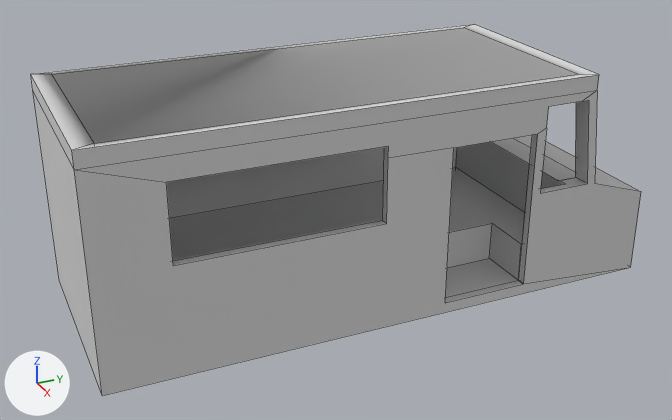
Renders of the FBX model Assets/Models/FoodTruck.fbx from each side of a commit.
Before and after are seen from a camera (50 mm lens) standing at (14.13, -5.96, 8.45) and looking at (0.13, 0.34, 1.45). Every picture has the same lights, and +X, +Y and +Z are marked at lower left. The older version comes first. Mesh edges are drawn as thin lines.

In view in the first picture: 'Foodtruck'.
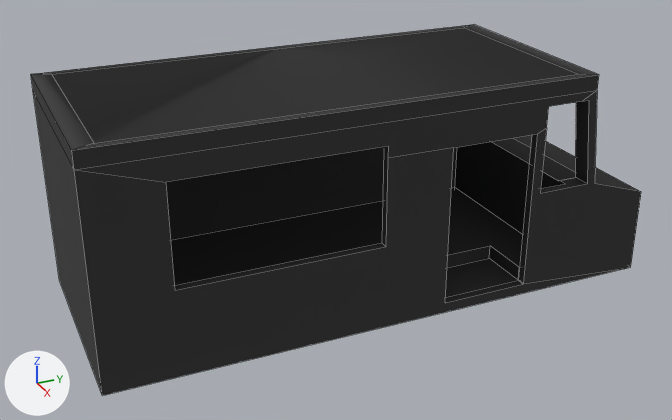
What differs and where, as boxes (x1, y1, x2, y2) in the pictures (672 x 420 px; the box of a moved part takes in the faces that stretch with it):
'Foodtruck', recoloured, reshaped (light grey to dark grey)
    both: (31, 25, 641, 396)
part 1 of me_cube, moved or reshaped
    both: (74, 146, 625, 396)

Edits to the bpy script that builds the scene:
```text
Change mat_body:
    mat_body.base_color: (0.672, 0.672, 0.672) -> (0.0349, 0.0349, 0.0349)  # light grey #d6d6d6 -> dark grey #343434
Change me_cube:
    where me_cube.from_pydata(...)  # 98 vertices, 69 faces; spans x -1.99..1.99, y -4.39..5.71, z 0.01..3.99
    used by ob_foodtruck; location = (0.0, 0.0, 0.0)
    before: 2 (1.84, -4.05, 0.95), 7 (-1.84, -4.05, 0.95), 16 (1.84, 1.6, 0.95), 18 (0.88, 1.6, 0.95), 27 (1.84, 3.22, 0.95) at pixel (521, 244)
    before: 28 (1.84, 4.05, 0.95), 30 (0.88, 3.22, 0.95) at pixel (492, 223), 39 (-1.84, 4.05, 0.95) at pixel (455, 167), 43 (1.99, -3.14, 1.97) at pixel (173, 265), 46 (1.99, 0.4, 1.97) at pixel (386, 223)
    before: 49 (1.84, -3.14, 1.97), 51 (1.84, 0.4, 1.97) at pixel (382, 220)
    me_cube part 1
    add for i in [2, 7, 16, 18, 27, 28, 30, 39]: me_cube.vertices[i].co += Vector((0.0, 0.0, -0.47))
    add for i in [43, 46, 49, 51]: me_cube.vertices[i].co += Vector((0.0, 0.0, -0.42))
```
